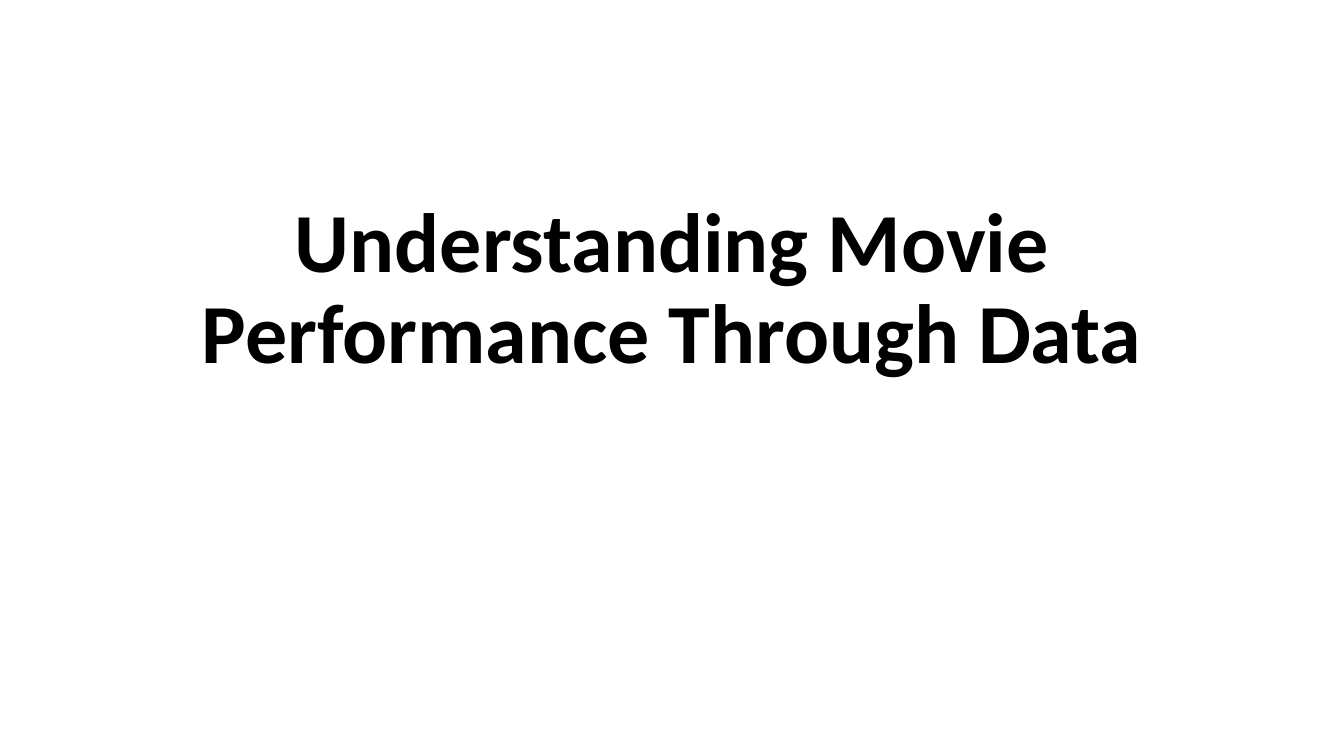
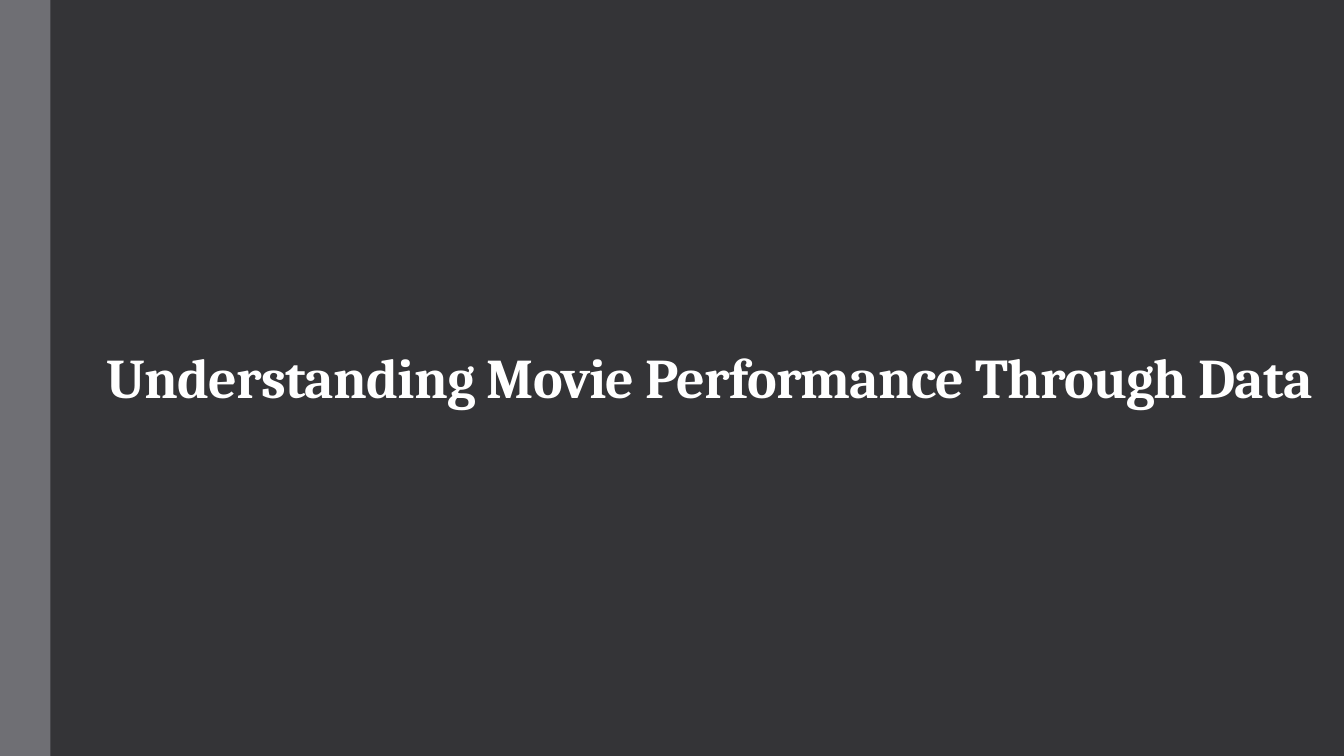
Before and after one commit to OpusDEI-cloud/dsc-phase-2-project-PT11-Grp4, a slide deck: slide 1 of Presentation.pptx. Drawn at 1344x756 pixels with LibreOffice and Linux fonts; fonts in the diff are those of the drawing. Boxes give left, top, right and bottom in pixels: in the first picture for what was removed or moved away, otherwise in the second. Text is boxed around its words. In the diff, an @@ line names an element or a change of style, - is before the commit and + after.

```diff
--- a/Presentation.pptx
+++ b/Presentation.pptx
@@ background #FFFFFF to #353537 @@
@@ rectangle added at <box>0,0,50,756</box>, fill #6F6F74 @@
@@ title "Understanding Movie Performance Through Data": place and size @@
-title "Understanding Movie Performance Through Data" at <box>202,213,1141,378</box>
+title "Understanding Movie Performance Through Data" at <box>106,358,1312,410</box>
@@ title "Understanding Movie Performance Through Data" at <box>106,358,1312,410</box>: size 60 to 40 pt, font Calibri to Cambria, text colour #000000 to #FFFFFF, letter spacing 0 to -0.5 pt; alignment centre to left; line spacing 0.9 to 0.85 @@
```
Also in this commit, not shown: 5 other slides changed, 3 slides added, 3 slides removed, 1 other file.
